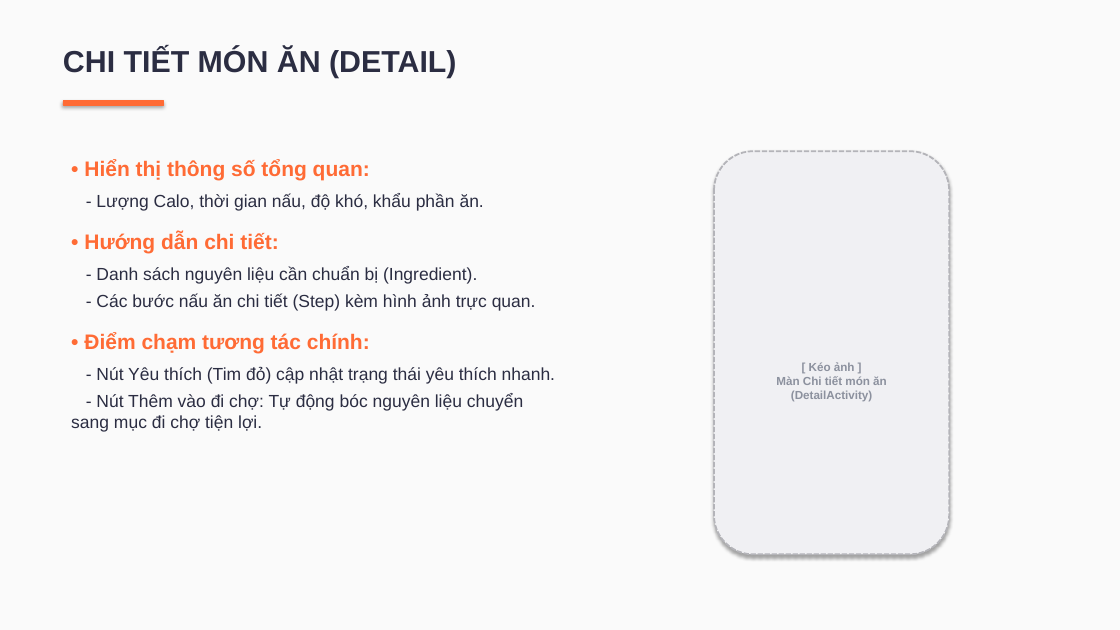
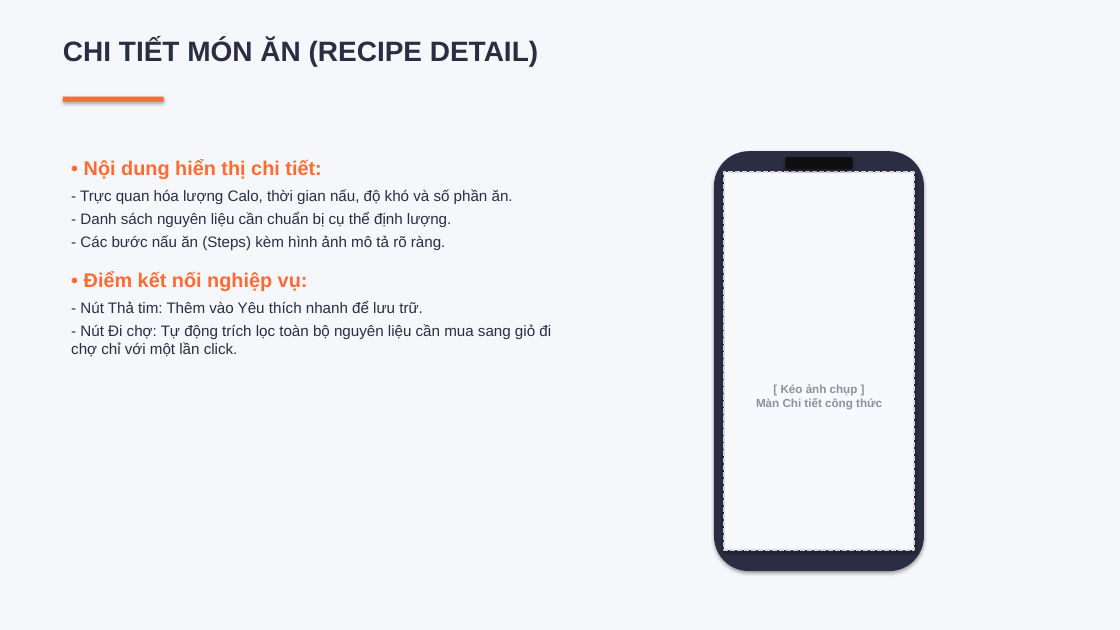
Before and after one commit to Hiu-Small/CookBook-AndroidApp, a slide deck: slide 7 of CookBook_Full_Presentation.pptx (slide 6 before the commit). Drawn at 1120x630 pixels with LibreOffice and Linux fonts; fonts in the diff are those of the drawing. Boxes give left, top, right and bottom in pixels: in the first picture for what was removed or moved away, otherwise in the second. Text is boxed around its words. In the diff, an @@ line names an element or a change of style, - is before the commit and + after.

```diff
--- a/CookBook_Full_Presentation.pptx
+++ b/CookBook_Full_Presentation.pptx
@@ background #FAFAFA to #F5F7FA @@
@@ text at [63,39,538,66]: text changed; size 26 to 24 pt @@
-CHI TIẾT MÓN ĂN (DETAIL)
+CHI TIẾT MÓN ĂN (RECIPE DETAIL)
@@ rectangle: place and size @@
-rectangle at [63,101,164,105]
+rectangle at [63,97,164,102]
@@ rectangle at [63,97,164,102]: outline #FF6B35 0.75 pt to none @@
@@ text at [71,159,551,357]: text changed; size 15 to 13 pt @@
-• Hiển thị thông số tổng quan:
-- Lượng Calo, thời gian nấu, độ khó, khẩu phần ăn.
-• Hướng dẫn chi tiết:
-- Danh sách nguyên liệu cần chuẩn bị (Ingredient).
-- Các bước nấu ăn chi tiết (Step) kèm hình ảnh trực quan.
-• Điểm chạm tương tác chính:
-- Nút Yêu thích (Tim đỏ) cập nhật trạng thái yêu thích nhanh.
-- Nút Thêm vào đi chợ: Tự động bóc nguyên liệu chuyển sang mục đi chợ tiện lợi.
+• Nội dung hiển thị chi tiết:
+- Trực quan hóa lượng Calo, thời gian nấu, độ khó và số phần ăn.
+- Danh sách nguyên liệu cần chuẩn bị cụ thể định lượng.
+- Các bước nấu ăn (Steps) kèm hình ảnh mô tả rõ ràng.
+• Điểm kết nối nghiệp vụ:
+- Nút Thả tim: Thêm vào Yêu thích nhanh để lưu trữ.
+- Nút Đi chợ: Tự động trích lọc toàn bộ nguyên liệu cần mua sang giỏ đi chợ chỉ với một lần click.
@@ rounded rectangle added at [714,151,924,571], fill #2B2D42 @@
@@ rectangle "[ Kéo ảnh chụp ] ...": place and size @@
-rectangle "[ Kéo ảnh chụp ] ..." at [714,151,949,555]
+rectangle "[ Kéo ảnh chụp ] ..." at [724,172,914,550]
@@ rectangle "[ Kéo ảnh chụp ] ..." at [724,172,914,550]: rounded rectangle to rectangle; fill #F0F0F3 to #F8F9FC; outline #B4B4B9 1.5 pt dashed to #D2D7DF 1.5 pt dashed @@
@@ rounded rectangle added at [786,157,853,169], fill #0F0F0F @@
@@ text in rectangle at [756,384,882,410]: text changed @@
-[ Kéo ảnh ]
-Màn Chi tiết món ăn
-(DetailActivity)
+[ Kéo ảnh chụp ]
+Màn Chi tiết công thức
```
Also in this commit, not shown: 5 other slides changed, 4 slides added, 3 slides removed, 4 other files.
